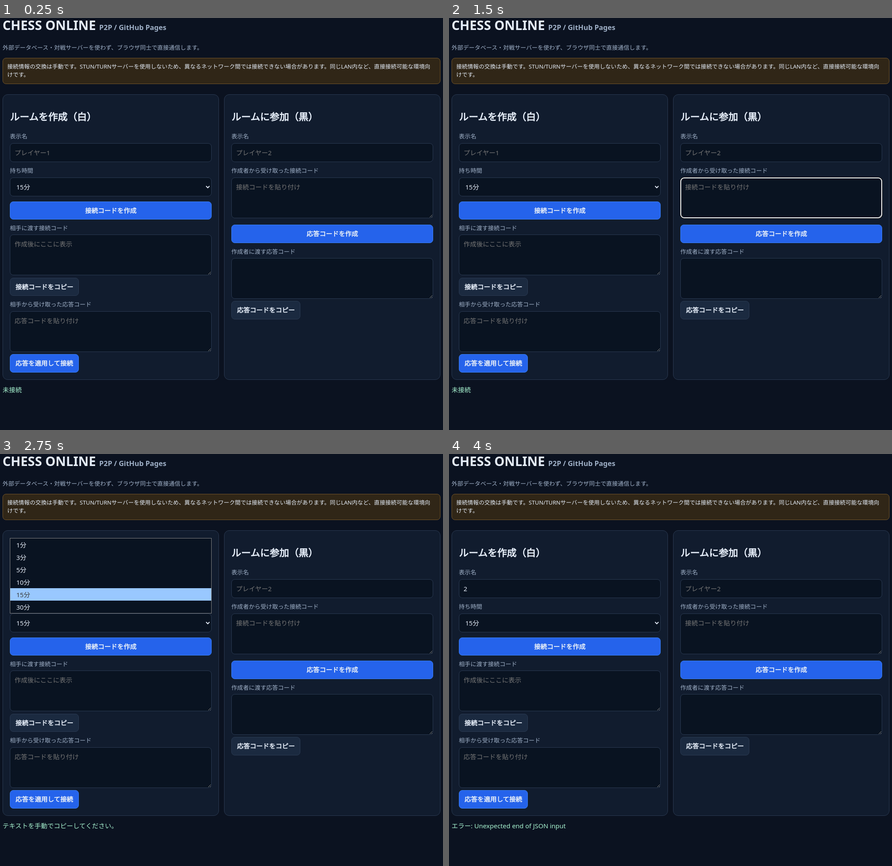
Above: before the commit, frames 1-4 (two rows, left to right).
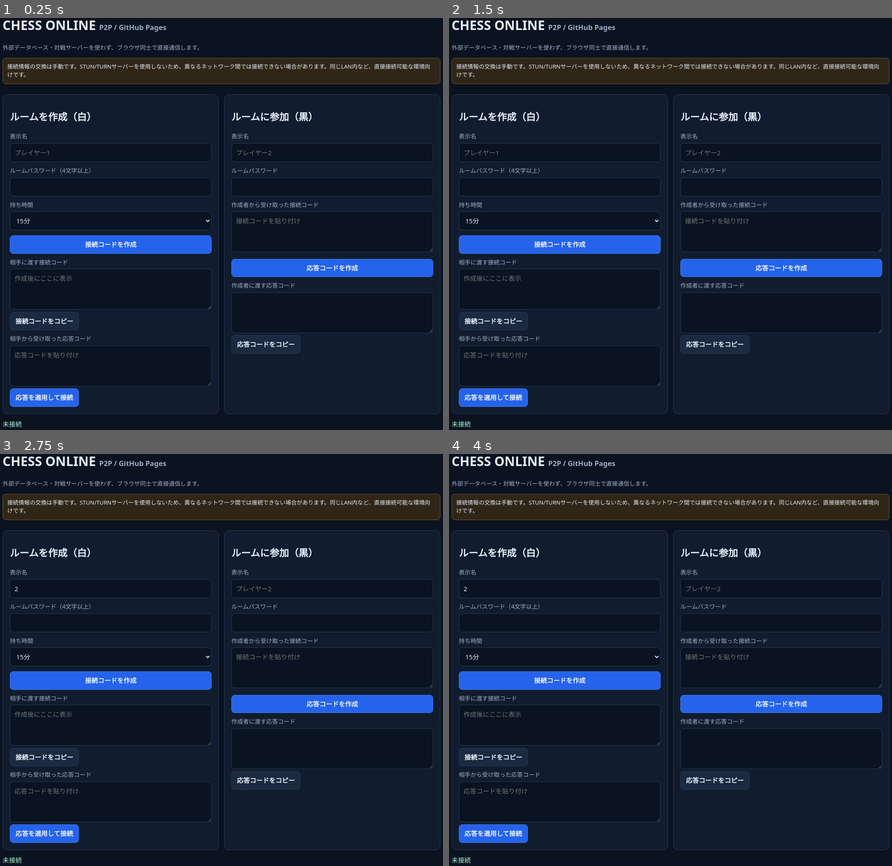
Above: after the commit, the same moments.

Repository: Log-ignore/chess_online
Game: browser game, page index.html
The game is run twice, just before and just after one commit, with the same random seed, the same clock (stepped at 60 frames per second) and the same inputs.
Inputs (mouse positions are in pixels of both pictures, inside the frame that each line leads up to):
- Up to frame 1 (0.25 s): no input
- Up to frame 2 (1.5 s): tap Space at 1.1 s; click (781, 186) at 1.27 s
- Up to frame 3 (2.75 s): tap Space at 1.6, 2.1, 2.6 s; click "応答コードをコピー" at 1.87 s; click (110, 589) at 2.02 s; type "2" at 2.02 s; tap Enter at 2.05 s; click (110, 622) at 2.47 s
- Up to frame 4 (4 s): click "応答を適用して接続" at 3.07 s; tap Space at 3.1, 3.6 s; click "応答コードを作成" at 3.67 s

The runs differ from the first frame. In frame 1, 14% of the frame differs, in the area x 0-100%, y 36-100%; in frame 2, 14%; in frame 3, 16%, in the area x 0-100%, y 20-100%; in frame 4, 14%.
Error after the commit: SyntaxError: Invalid or unexpected token

Commit message:
Add peer-to-peer room password handshake

Diff:
--- a/index.html
+++ b/index.html
@@ -6,8 +6,8 @@
 <p class="muted">外部データベース・対戦サーバーを使わず、ブラウザ同士で直接通信します。</p>
 <div class="notice">接続情報の交換は手動です。STUN/TURNサーバーを使用しないため、異なるネットワーク間では接続できない場合があります。同じLAN内など、直接接続可能な環境向けです。</div>
 <section id="lobby"><div class="grid">
-<div class="panel"><h2>ルームを作成（白）</h2><label>表示名</label><input id="hostName" maxlength="20" placeholder="プレイヤー1"><label>持ち時間</label><select id="minutes"><option …(570 unchanged characters)…
-<div class="panel"><h2>ルームに参加（黒）</h2><label>表示名</label><input id="guestName" maxlength="20" placeholder="プレイヤー2"><label>作成者から受け取った接続コード</label><textarea id="off …(253 unchanged characters)…
+<div class="panel"><h2>ルームを作成（白）</h2><label>表示名</label><input id="hostName" maxlength="20" placeholder="プレイヤー1"><label>ルームパスワード（4文字以上）</label><input id="hostPassword" type="password" autocomplete="new-password"><label>持ち時間</label><select id="minutes"><option …(570 unchanged characters)…
+<div class="panel"><h2>ルームに参加（黒）</h2><label>表示名</label><input id="guestName" maxlength="20" placeholder="プレイヤー2"><label>ルームパスワード</label><input id="guestPassword" type="password" autocomplete="current-password"><label>作成者から受け取った接続コード</label><textarea id="off …(253 unchanged characters)…
 </div><div id="status" class="status">未接続</div></section>
 <section id="game" class="hidden"><div class="bar"><b id="blackName">黒</b><span id="blackClock" class="clock">15:00</sp …(851 unchanged characters)…
 <script>class Chess {
@@ -124,16 +124,16 @@
 <script>
 (()=>{
 const $=id=>document.getElementById(id),glyph={w:{p:"♙",r:"♖",n:"♘",b:"♗",q:"♕",k:"♔"},b:{p:"♟",r:"♜",n:"♞",b:"♝",q:"♛",k:"♚"}};
-let pc=null,dc=null,role=null,me="",chess=new Chess(),selected=null,targets=[],moves=[],clocks={w:900,b:900},startedAt=0,clockTimer=null,ended=false,minutes=15,initialFen=null;
+let pc=null,dc=null,role=null,me="",passwordHash="",handshakeDone=false,chess=new Chess(),selected=null,targets=[],moves=[],clocks={w:900,b:900},startedAt=0,clockTimer=null,ended=false,minutes=15,initialFen=null;
 function status(s){$("status").textContent=s;$("gameStatus").textContent=s}
-function encode(x){return btoa(unescape(encodeURIComponent(JSON.stringify(x))))}
+async function hashPassword(p){const d=await crypto.subtle.digest("SHA-256",new TextEncoder().encode(p));return [...new Uint8Array(d)].map(x=>x.toString(16).padStart(2,"0")).join("")}\nfunction encode(x){return btoa(unescape(encodeURIComponent(JSON.stringify(x))))}
 function decode(x){return JSON.parse(decodeURIComponent(escape(atob(x.trim()))))}
 function waitIce(){return new Promise(resolve=>{if(pc.iceGatheringState==="complete")return resolve();const fn=()=>{if(pc.iceGatheringState==="complete"){pc.removeEventListener("icegatheringstatechange",fn);resolve()}};pc.addEventListener("icegatheringstatechange",fn);setTimeout(resolve,15000)})}
 function newPeer(){pc=new RTCPeerConnection({iceServers:[]});pc.onconnectionstatechange=()=>status("接続状態: "+pc.connectionState);pc.ondatachannel=e=>bindChannel(e.channel);return pc}
-function bindChannel(channel){dc=channel;dc.onopen=()=>{$("lobby").classList.add("hidden");$("game").classList.remove("hidden");status("P2P接続完了");if(role==="w"){chess=new Chess();moves=[];clocks={w:minutes*60,b:minutes*60};send({type:"state",fen:chess.fen(),moves,clocks});}send({type:"hello",name:me,role});};dc.onmessage=e=>receive(JSON.parse(e.data));dc.onclose=()=>status("相手との接続が切れました")}
+function bindChannel(channel){dc=channel;dc.onopen=()=>{send({type:"hello",name:me,role,hash:passwordHash})};dc.onmessage=e=>receive(JSON.parse(e.data));dc.onclose=()=>status("相手との接続が切れました")}
 function send(o){if(dc&&dc.readyState==="open")dc.send(JSON.stringify(o))}
-async function makeOffer(){try{me=$("hostName").value.trim()||"白";minutes=Number($("minutes").value);role= …(267 unchanged characters)…
-async function makeAnswer(){try{me=$("guestName").value.trim()||"黒";role="b";newPeer();await pc.setRemoteDes …(248 unchanged characters)…
+async function makeOffer(){try{me=$("hostName").value.trim()||"白";const pw=$("hostPassword").value;if(pw.length<4)throw Error("パスワードは4文字以上にしてください");passwordHash=await hashPassword(pw);minutes=Number($("minutes").value);role= …(267 unchanged characters)…
+async function makeAnswer(){try{me=$("guestName").value.trim()||"黒";const pw=$("guestPassword").value;if(pw.length<4)throw Error("作成者と同じパスワード（4文字以上）を入力してください");passwordHash=await hashPassword(pw);role="b";newPeer();await pc.setRemoteDes …(248 unchanged characters)…
 async function applyAnswer(){try{await pc.setRemoteDescription(decode($("answerIn").value));status("接続しています…")}catch(e){status("応答コードを確認してください: "+e.message)}}
 $("makeOffer").onclick=makeOffer;$("makeAnswer").onclick=makeAnswer;$("applyAnswer").onclick=applyAnswer;
 $("copyOffer").onclick=()=>navigator.clipboard.writeText($("offerOut").value).then(()=>status("接続コードをコピーしました。")).catch(()=>status("テキストを手動でコピーしてください。"));
@@ -145,7 +145,7 @@
 function render(){const b=chess.board();$("board").innerHTML="";for(let r=0;r<8;r++)for(let c=0;c<8;c++){const sq=Strin …(384 unchanged characters)…
 function updateMoves(){$("moves").textContent=Array.from({length:Math.ceil(moves.length/2)},(_,i)=>(i+1)+". "+moves[i*2]+(moves[i*2+1]?" "+moves[i*2+1]:"")).join("　")||"まだ指し手はありません"}
 function chat(t){const d=document.createElement("div");d.className="chatline";d.textContent=t;$("chat").append(d);$("chat").scrollTop=$("chat").scrollHeight}
-function receive(o){if(o.type==="hello"){if(o.role!==role){$("whiteName").textContent=role==="w"?me:o.name;$("blackName").textContent=role==="b"?me:o.name;chat("接続しました: "+o.name);if(role==="w")beginClock()}}else if(o.type==="state"){chess=new Ch …(502 unchanged characters)…
+function receive(o){if(o.type==="hello"){if(o.hash!==passwordHash){status("パスワードが一致しません。接続を終了します。");if(pc)pc.close();return}if(!handshakeDone&&o.role!==role){handshakeDone=true;$("lobby").classList.add("hidden");$("game").classList.remove("hidden");$("whiteName").textContent=role==="w"?me:o.name;$("blackName").textContent=role==="b"?me:o.name;chat("接続しました: "+o.name);status("P2P接続完了");if(role==="w"){chess=new Chess();moves=[];clocks={w:minutes*60,b:minutes*60};send({type:"state",fen:chess.fen(),moves,clocks});beginClock()}}}else if(o.type==="state"){chess=new Ch …(502 unchanged characters)…
 $("send").onclick=()=>{const t=$("chatText").value.trim();if(!t)return;chat("自分: "+t);send({type:"chat",name:me,text:t} …(226 unchanged characters)…
 $("resign").onclick=()=>{if(confirm("投了しますか？")){ended=true;send({type:"resign"});status("投了しました。")}};$("draw").onclick=()=>{send({type:"draw"});chat("自分: 引き分けを提案しました")};$("disconnect").onclick=()=>{clearInterval(clockTimer);if(pc)pc.close();location.reload()};
 })();
